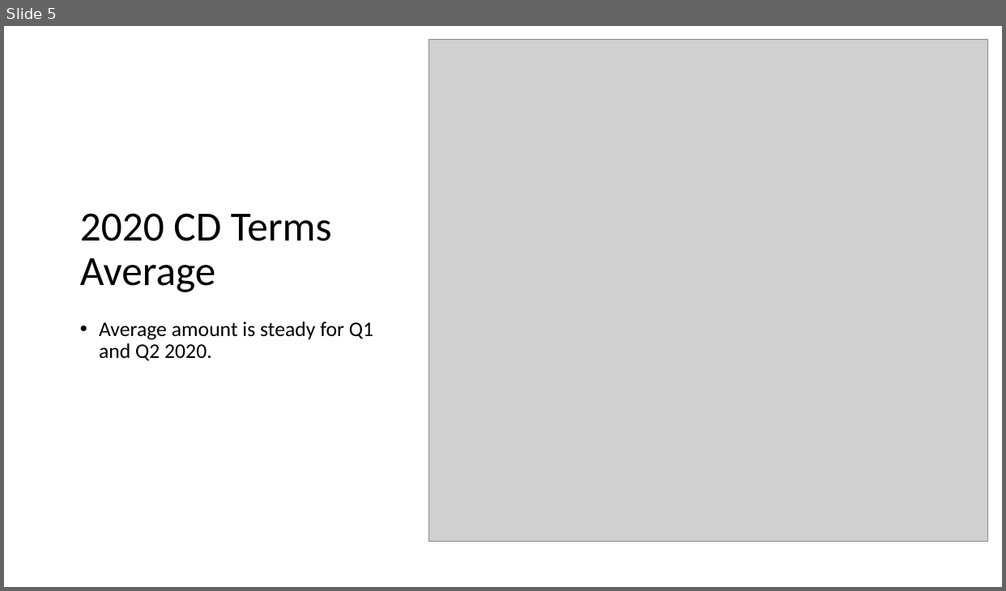
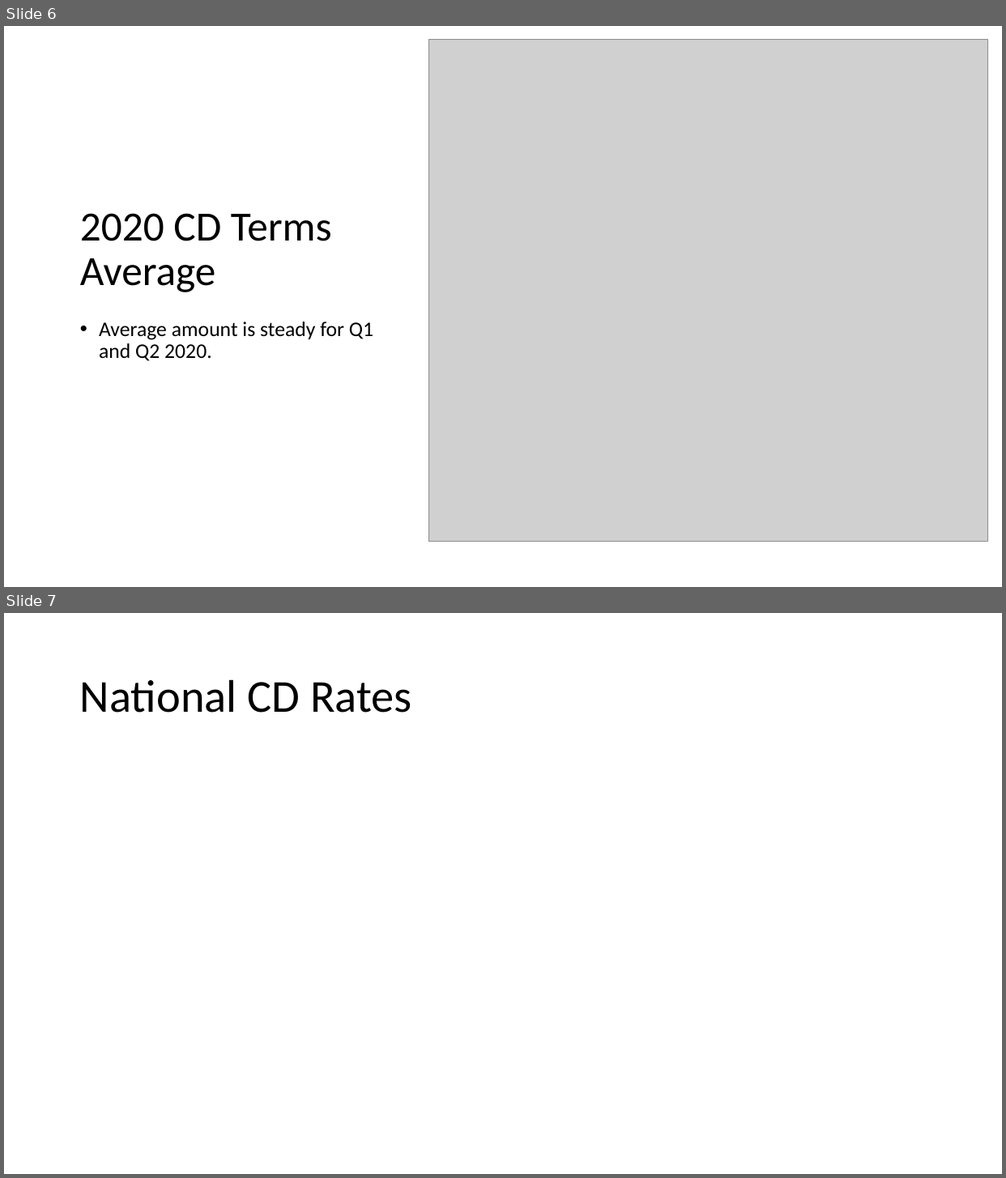
Before and after one commit to StephanieChew-nyc/Stephanie_Chew_Capstone_4, a slide deck: Stephanie_Chew_Capstone_4.pptx. Shown one above the other, each under a label of ours: slide 5 before the commit, slides 6 and 7 after it. The pictures are 1006x591 and 1006x1178 pixels, drawn with LibreOffice and Linux fonts; fonts in the diff are those of the drawing; grey boxes stand for pictures. Boxes give left, top, right and bottom in pixels: in the first picture for what was removed or moved away, otherwise in the second. Text is boxed around its words. In the diff, an @@ line names an element or a change of style, - is before the commit and + after.

```diff
--- a/Stephanie_Chew_Capstone_4.pptx
+++ b/Stephanie_Chew_Capstone_4.pptx
@@ slide 7 added at (4, 613, 1002, 1174), background #FFFFFF @@
@@ title added at (80, 679, 412, 713), 44 pt, text #000000 @@
+National CD Rates
@@ what was slide 5 is now slide 6 @@
```
Also in this commit, not shown: 3 slides changed, 2 other slides added, 2 other files.
